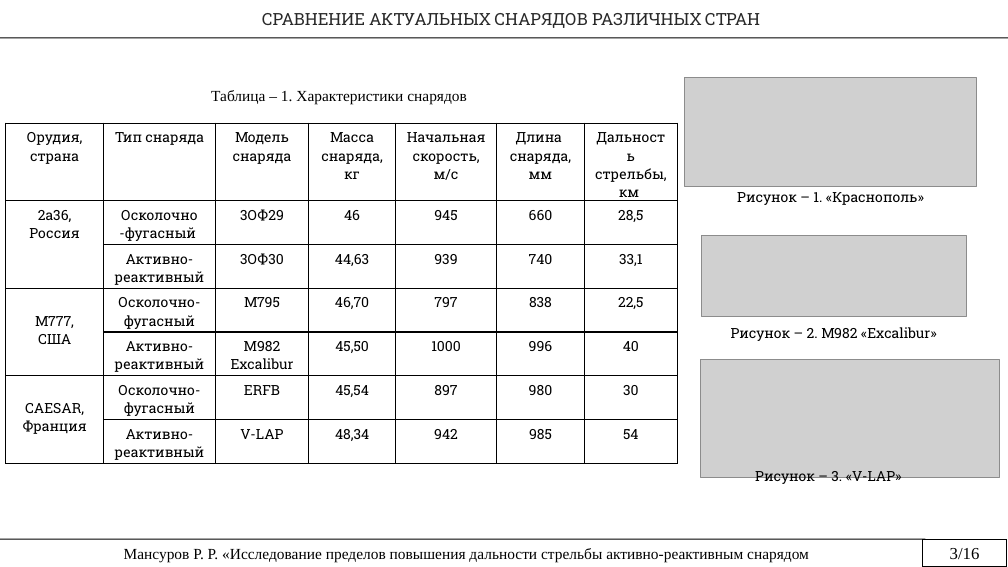
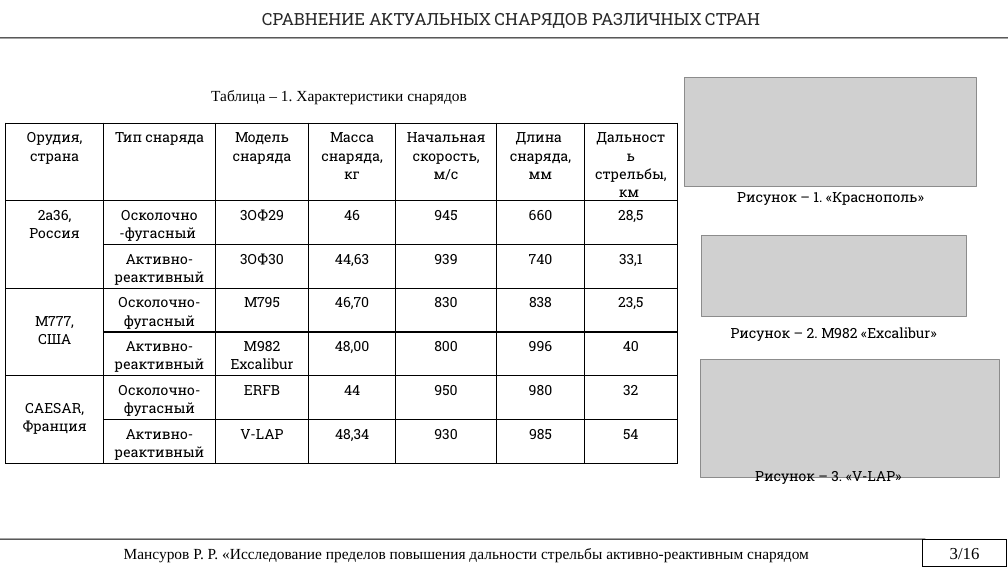
Before and after one commit to rustam-mansurov/cats, a slide deck: slide 3 of Диссертация/Последние версии/Мансуров Презентация.pptx. Drawn at 1008x567 pixels with LibreOffice and Linux fonts; fonts in the diff are those of the drawing; grey boxes stand for pictures. Boxes give left, top, right and bottom in pixels: in the first picture for what was removed or moved away, otherwise in the second. Text is boxed around its words. In the diff, an @@ line names an element or a change of style, - is before the commit and + after.

```diff
--- a/Диссертация/Последние версии/Мансуров Презентация.pptx
+++ b/Диссертация/Последние версии/Мансуров Презентация.pptx
@@ table at [6, 123, 676, 464] @@
-row 4, column 5: 797
+row 4, column 5: 830
-row 4, column 7: 22,5
+row 4, column 7: 23,5
-row 5, column 4: 45,50
+row 5, column 4: 48,00
-row 5, column 5: 1000
+row 5, column 5: 800
-row 6: CAESAR, / Франция | Осколочно-фугасный | ERFB | 45,54 | 897 | 980 | 30
+row 6: CAESAR, / Франция | Осколочно-фугасный | ERFB | 44 | 950 | 980 | 32
-row 7, column 5: 942
+row 7, column 5: 930
```
Also in this commit, not shown: 5 other files.
